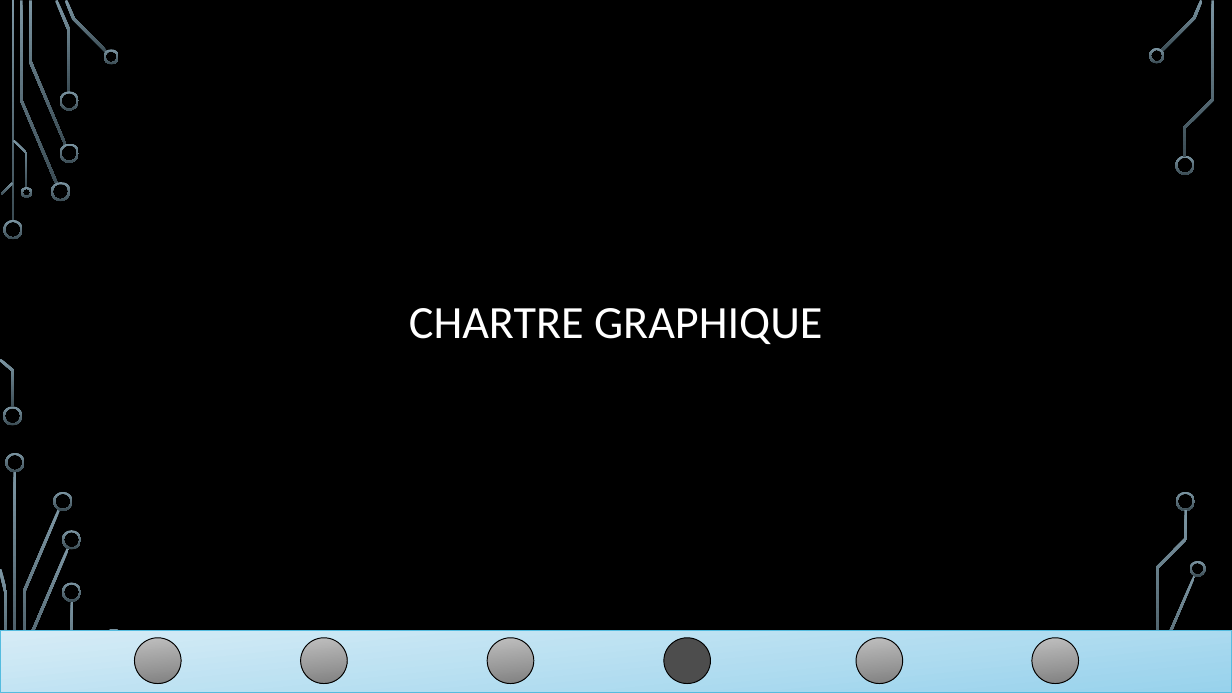
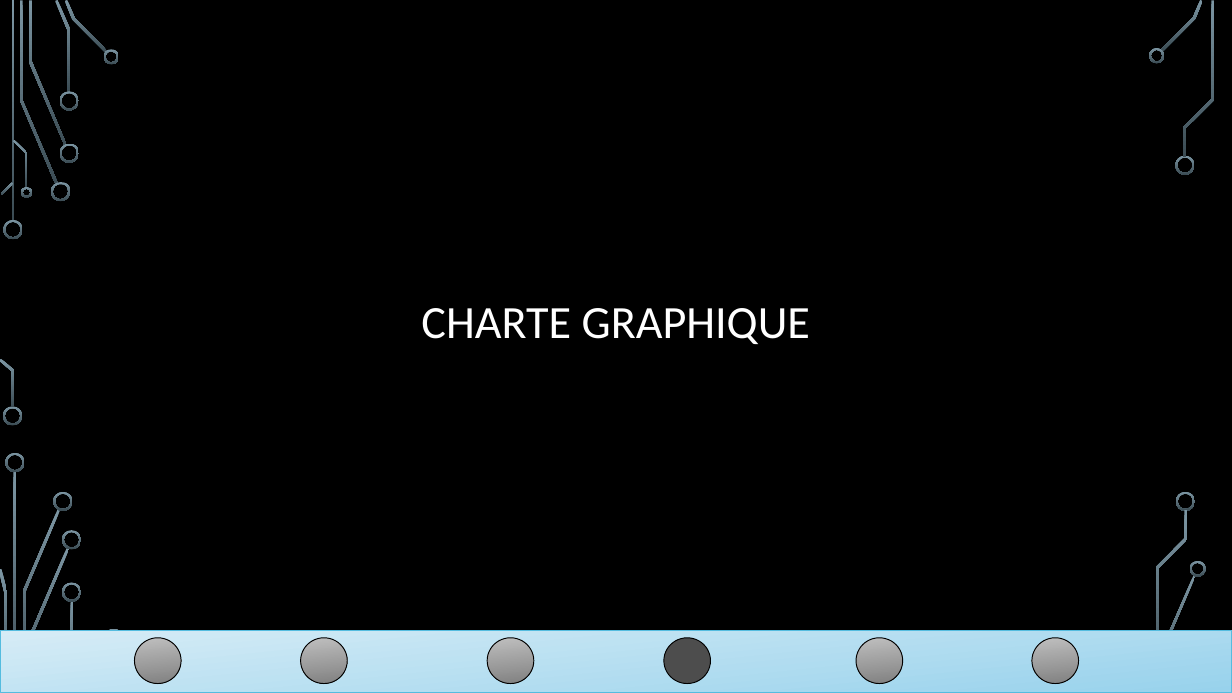
Before and after one commit to linh1902/gameshark, a slide deck: slide 27 of doc/ppt_gameshark.pptx. Drawn at 1232x693 pixels with LibreOffice and Linux fonts; fonts in the diff are those of the drawing; background and template pictures are left out. Boxes give left, top, right and bottom in pixels: in the first picture for what was removed or moved away, otherwise in the second. Text is boxed around its words. In the diff, an @@ line names an element or a change of style, - is before the commit and + after.

```diff
--- a/doc/ppt_gameshark.pptx
+++ b/doc/ppt_gameshark.pptx
@@ title at (x1=421, y1=308, x2=810, y2=344): text changed @@
-CHARTRE GRAPHIQUE
+CHARTE GRAPHIQUE
```
Also in this commit, not shown: 6 other slides changed, 12 other files.
